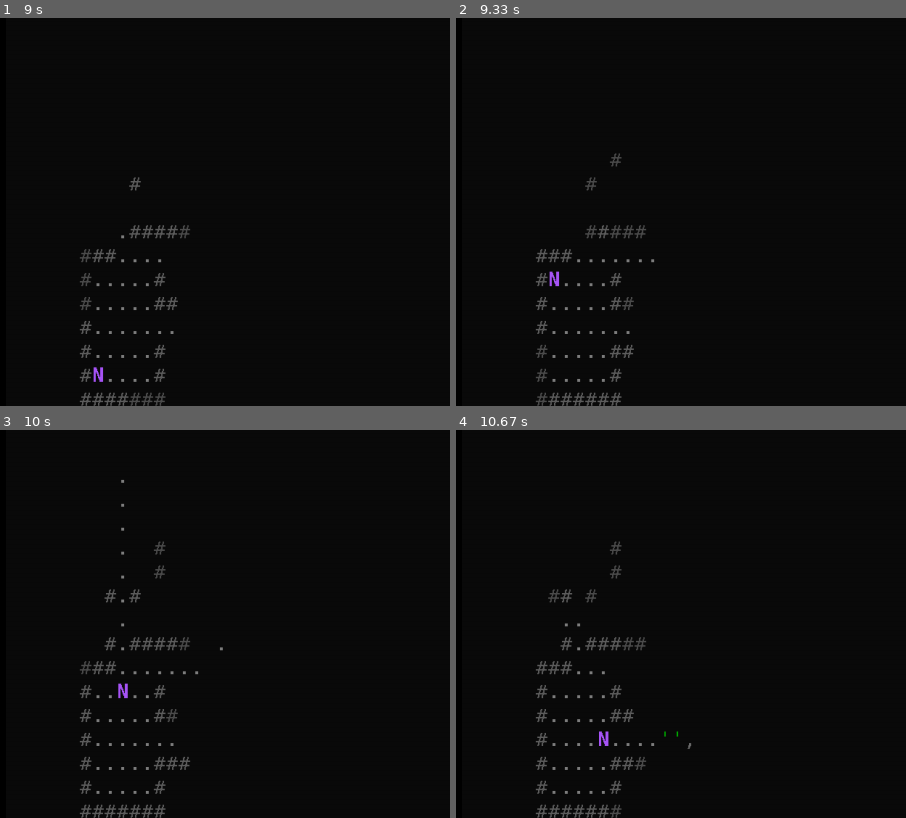
Above: before the commit, frames 1-4 (two rows, left to right).
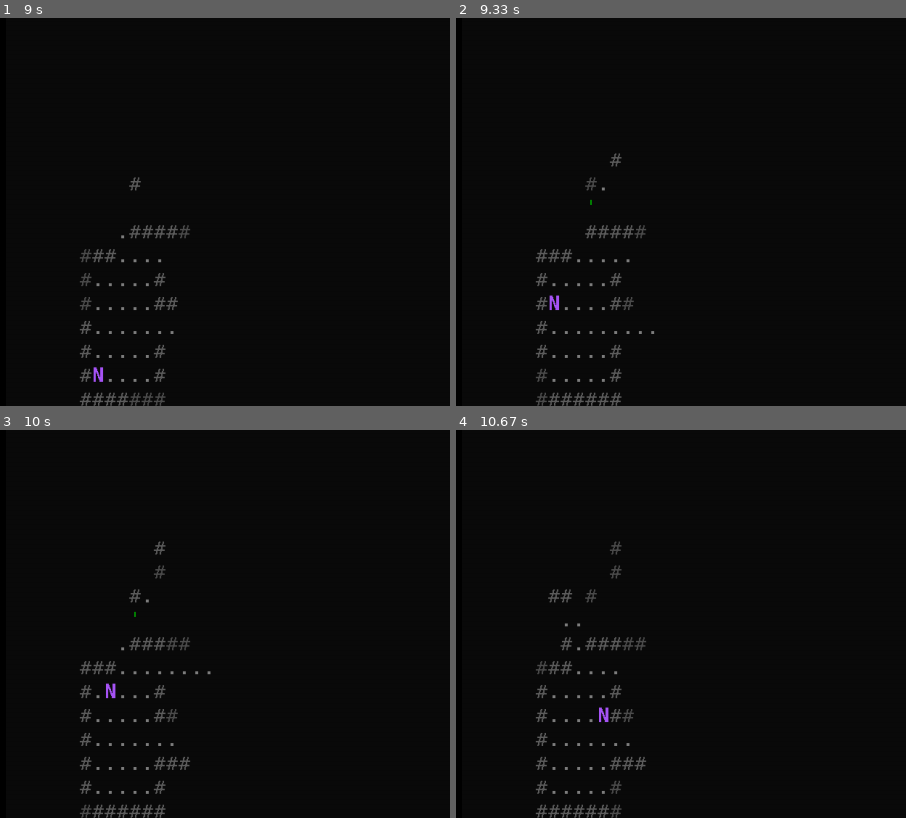
Above: after the commit, the same moments.

Repository: darknoxx/NeverdeadsRevengeMobile
Game: pygame game, started from src/neverdeads_revenge/__main__.py
Two runs of this game, one before a commit and one after it. Both use one fixed random seed, a clock stepped at 60 frames per second and the inputs below.
Inputs:
- Up to frame 1 (9 s): tap Enter at 0.33, 7.47 s; tap Space at 0.67 s; tap Keypad Enter at 1.1, 8.17 s; hold Right 1.7-2.3 s; tap Esc at 4.87 s; hold Left 5.43-6.1 s; hold Down 6.13-6.53 s; tap / at 7 s
- Up to frame 2 (9.33 s): hold Up from 9 s (still down)
- Up to frame 3 (10 s): release Up at 9.87 s; hold Right from 9.9 s (still down)
- Up to frame 4 (10.67 s): release Right at 10.53 s; hold Down from 10.57 s (still down)
The pictures show only the part of the screen within x 0-50%, y 27-77%; the shares and areas given below are measured in that part.

Frame 1 is identical in both runs. In frame 2, 0.2% of the frame differs, in the area x 20-44%, y 43-88%; in frame 3, 0.3%, in the area x 23-50%, y 12-70%; in frame 4, 0.2%.

Commit message:
one press, one step: the cursor stopped skipping
The report was right and my last message was wrong -- I had diagnosed this and
not fixed it. Now measured, fixed and measured again.

What happened: a direction was counted twice. The event loop moved the cursor
on the key event, and the poll moved it again on the very next frame because
the key was still down -- so a press moved one step or two depending on
whether the key was released before the poll ran. That is a menu that skips an
item now and then, and it hit the pad exactly as hard as the keyboard.

Directions now belong to the *poll* alone (a stick has a position, a d-pad a
hat, and an arrow key is read the same way for the same reason); buttons,
letters and the menus' shortcuts arrive as events, one press one action. Read
back from the log: press -> 0 moves until the poll frame, 1 after it, 2 after
the 0.12s repeat gap, and release stops it. Holding walks; tapping steps once.

Diff:
--- a/src/neverdeads_revenge/mobile/app.py
+++ b/src/neverdeads_revenge/mobile/app.py
@@ -63,6 +63,12 @@
 #: The device's screen. The frame is centred inside it and the remainder is
 #: black: at these zooms the leftover is 0 to 24 pixels, which is a bezel.
 SCREEN = (1240, 1080)
+
+#: The directions the *poll* owns: a stick has a position and a d-pad a hat, so
+#: neither sends a press the event loop could count -- and an arrow key is read
+#: the same way for the same reason. Everything else (buttons, letters, the
+#: shortcuts the menus answer) arrives as an event, one press one action.
+POLLED_DIRECTIONS = frozenset({"up", "down", "left", "right"})
 
 
 def GRID_FOR(font: BitmapFont) -> tuple[int, int]:
@@ -376,13 +382,17 @@
             return False
         if event.type == pygame.KEYDOWN:
             name = key_name(event)
-            if name is not None:
+            if name is not None and name not in POLLED_DIRECTIONS:
+                # Directions are the poll's business, and only the poll's: if
+                # both counted a held arrow the cursor would move twice per
+                # press -- once from this event and once from the held key --
+                # which is a menu that skips an item now and then.
                 self.key_down(name, text=event.unicode or "")
             if event.key == pygame.K_ESCAPE and event.mod & pygame.KMOD_CTRL:
                 return False
         elif event.type == pygame.KEYUP:
             name = key_name(event)
-            if name is not None:
+            if name is not None and name not in POLLED_DIRECTIONS:
                 self.key_up(name)
         elif event.type == pygame.JOYBUTTONDOWN:
             name = button_name(event.button)
